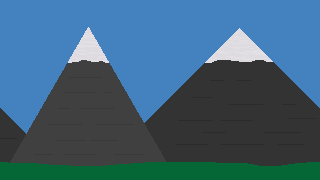
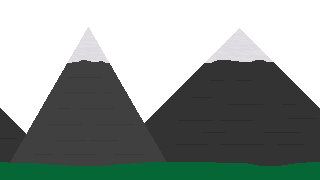
The second 320px x 180px image is a revision of the first. Changes to its layers:
hid "Background" over [0, 0, 320, 134]
